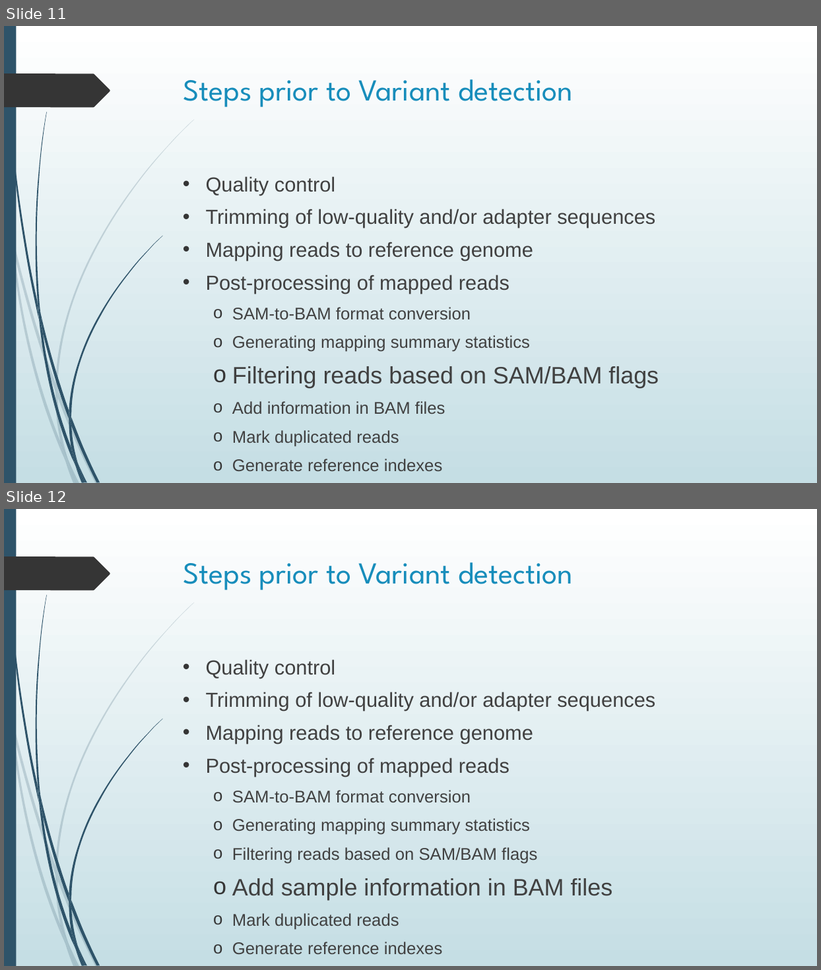
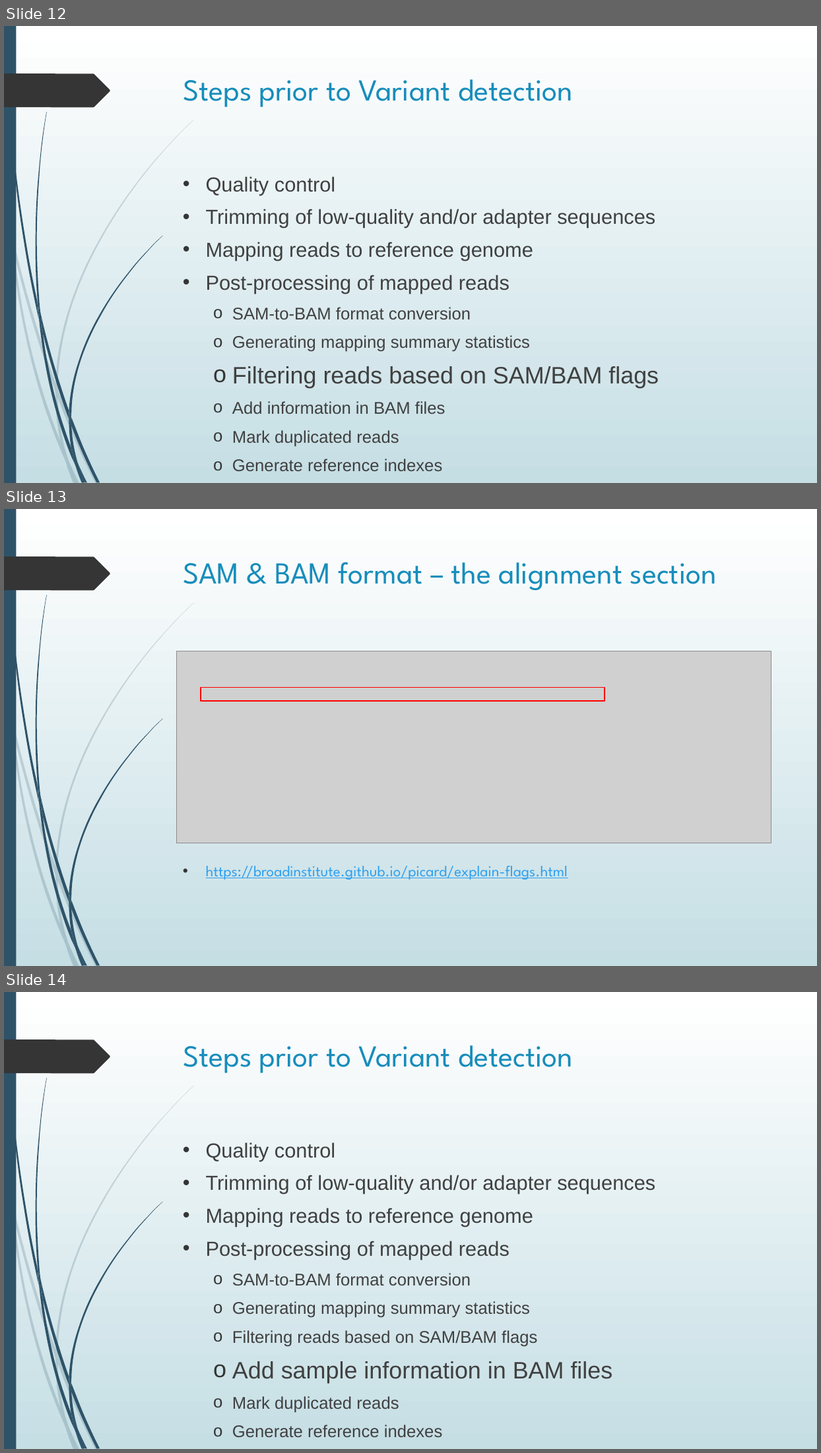
Before and after one commit to BiodataAnalysisGroup/IMGGE-WES-WGS-data-analysis-workshop, a slide deck: day 1/germline_variant_calling_slides.pptx. Shown one above the other, each under a label of ours: slides 11 and 12 before the commit, slides 12, 13 and 14 after it. The pictures are 821x970 and 821x1453 pixels, drawn with LibreOffice and Linux fonts; fonts in the diff are those of the drawing; grey boxes stand for pictures. Boxes give left, top, right and bottom in pixels: in the first picture for what was removed or moved away, otherwise in the second. Text is boxed around its words. In the diff, an @@ line names an element or a change of style, - is before the commit and + after.

```diff
--- a/day 1/germline_variant_calling_slides.pptx
+++ b/day 1/germline_variant_calling_slides.pptx
@@ slide 13 added at [4, 509, 817, 966], background gradient #FFFFFF to #C5DEE5; not listed: 24 template elements that a slide beside it also shows @@
@@ title added at [183, 562, 717, 590], 36 pt, text #178DBB @@
+SAM & BAM format – the alignment section
@@ picture added at [177, 651, 772, 843] @@
@@ rectangle added at [201, 688, 605, 701], outline #FF0000 1.25 pt @@
@@ text added at [206, 866, 568, 880], 18 pt, text #2DA0F1, underline @@
+• https://broadinstitute.github.io/picard/explain-flags.html
@@ what was slide 11 is now slide 12 @@
@@ what was slide 12 is now slide 14 @@
```
Also in this commit, not shown: 2 slides changed, 5 other slides added.
